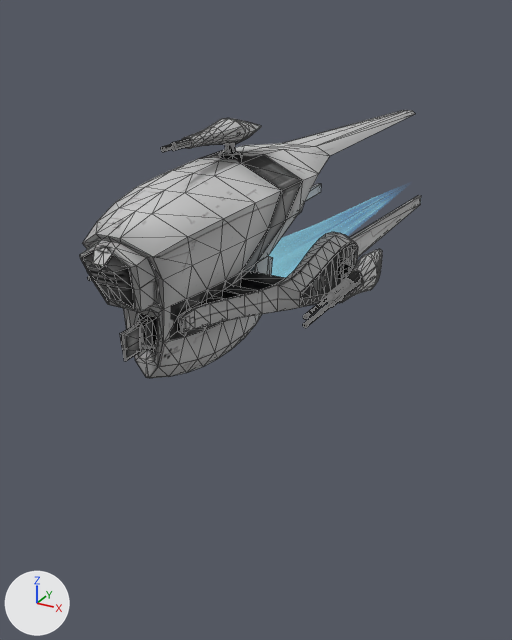
What one commit did to the glTF model gfx/ship3d/Drone/drone.gltf.
Both versions are drawn from a camera (50 mm lens) standing at (64.2, -107.9, 38.6) and looking at (-12.7, 31.9, -31.3). Arrows for +X, +Y and +Z are at lower left; the lights stay in place. Mesh edges are drawn as thin lines. Where no turn or scale is listed for an object, it has been applied to the vertices.

In view in the first picture: 'base_glow'.
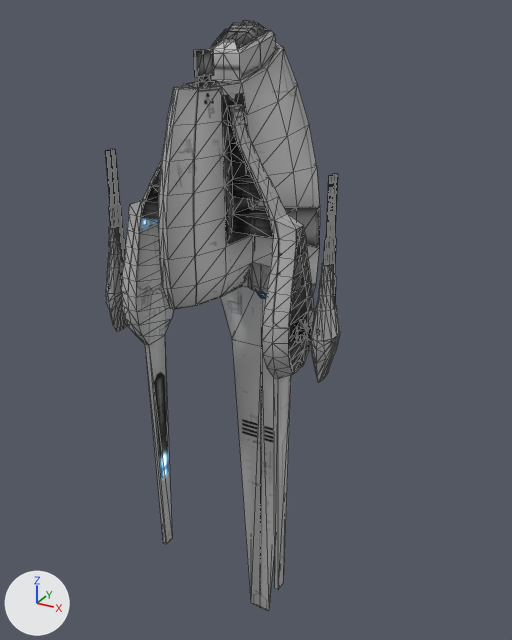
Edits to the bpy script that builds the scene:
```text
Add img_seaxbaneglo:
    img_seaxbaneglo = load_image('seaxbaneGLO', 'seaxbaneGLO.webp', 1024, 1024, 'sRGB')
Add mat_base:
    mat_base = bpy.data.materials.new('base')
    # uses the picture img_seaxbane
    # uses the picture img_seaxbaneglo
Add me_base_1:
    me_base_1.from_pydata(...)  # 1549 vertices, 3062 faces; spans x -24.1..24.1, y -21.4..21.4, z -99.9..36.7
    me_base_1.materials.append(mat_base)
Change ob_base_glow:
    ob_base_glow: bpy.data.objects.new('base_glow', me_base_001) -> bpy.data.objects.new('base_glow', me_base_1)
```

Location of each change, [x1, y1, x2, y2] in pixels of the pictures (512 x 640 px):
'base_glow', reshaped (31% narrower, 120% taller): before [80, 110, 421, 378]; after [105, 21, 340, 611]
